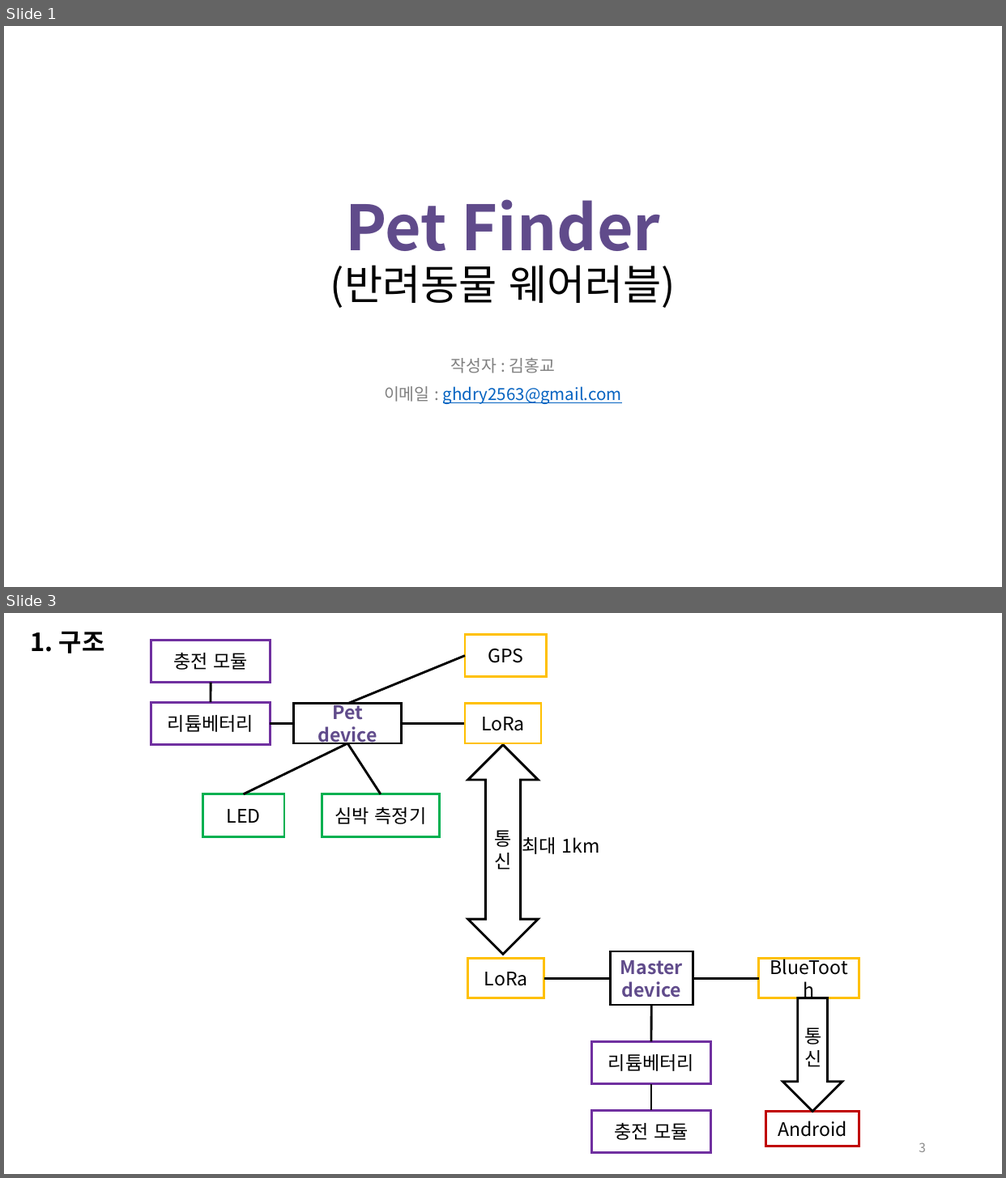
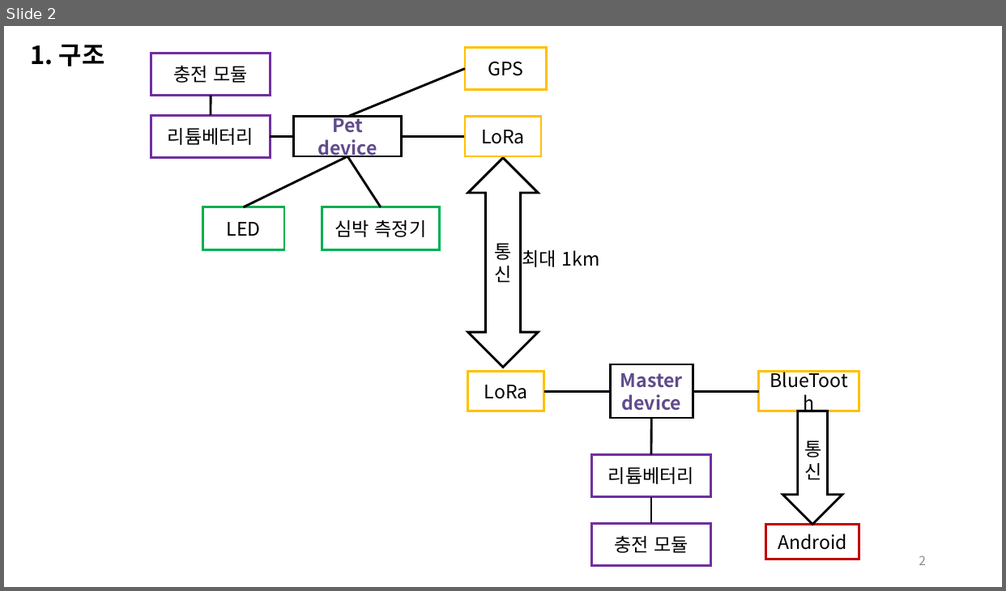
Before and after one commit to grape0919/PetFinder, a slide deck: Pet Finder.pptx. Shown one above the other, each under a label of ours: slides 1 and 3 before the commit, slide 2 after it; the slides between them are not shown. The pictures are 1006x1178 and 1006x591 pixels, drawn with LibreOffice and Linux fonts; fonts in the diff are those of the drawing. Boxes give left, top, right and bottom in pixels: in the first picture for what was removed or moved away, otherwise in the second. Text is boxed around its words. In the diff, an @@ line names an element or a change of style, - is before the commit and + after.

```diff
--- a/Pet Finder.pptx
+++ b/Pet Finder.pptx
@@ slide 1 removed at (x1=4, y1=26, x2=1002, y2=587), background #FFFFFF @@
@@ title removed at (x1=330, y1=199, x2=675, y2=308) @@
-Pet Finder
-(반려동물 웨어러블)
@@ subtitle removed at (x1=384, y1=358, x2=622, y2=404) @@
-작성자 : 김홍교
-이메일 : ghdry2563@gmail.com
@@ what was slide 3 is now slide 2 @@
@@ page number at (x1=918, y1=556, x2=926, y2=565): text changed @@
-3
+2
```
Also in this commit, not shown: 2 slides changed, 1 other file.
